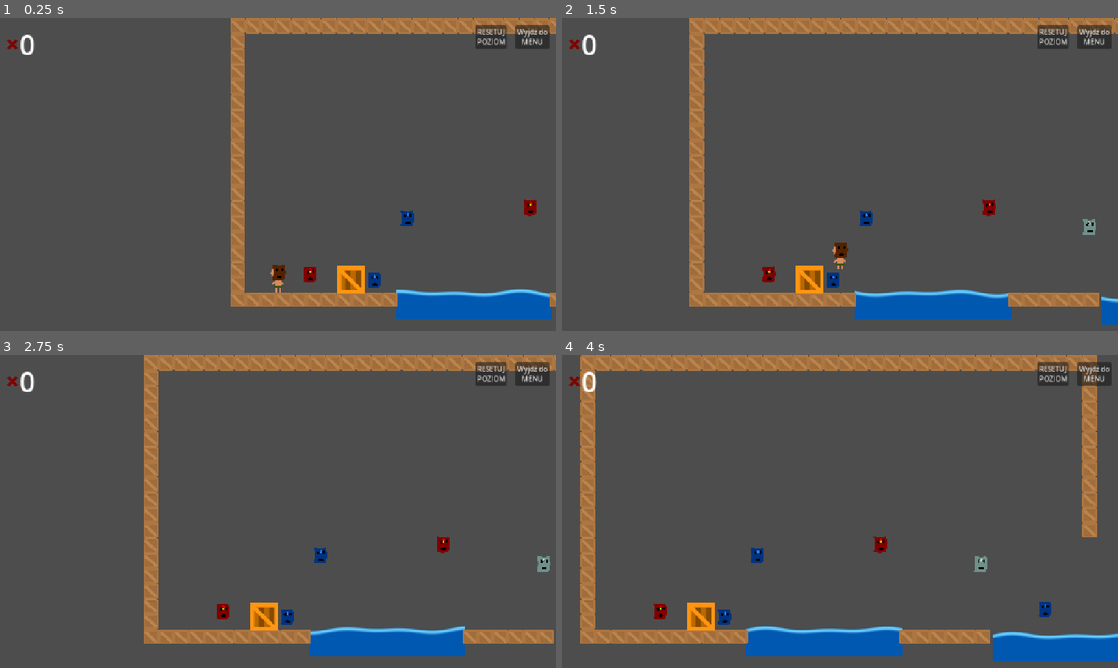
Above: before the commit, frames 1-4 (two rows, left to right).
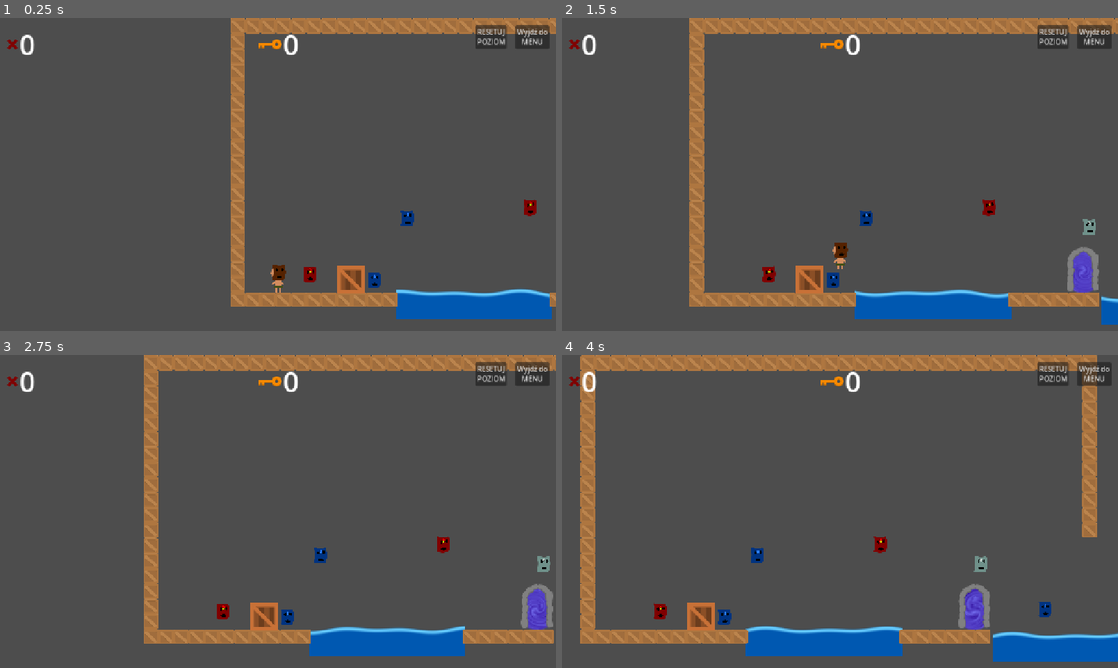
Above: after the commit, the same moments.

Repository: Nabiz/FourElements
Game: Godot game, scene res://Levels/TestLevel.tscn
Same seed, same stepped clock (60 frames per second), same inputs: the game is played once before the commit and once after it. This scene is started directly instead of the project's main scene. The engine's default icon, where the game draws it, is replaced by a stand-in: a white triangle on a blue panel in a dark square.
Inputs:
- Up to frame 1 (0.25 s): no input
- Up to frame 2 (1.5 s): tap Enter (ui_accept) at 0.5, 0.77 s; hold Right (ui_right) from 0.53 s (still down)
- Up to frame 3 (2.75 s): tap Enter (ui_accept) at 1.52 s; release Right (ui_right) at 2.03 s; hold Left (ui_left) from 2.03 s (still down)
- Up to frame 4 (4 s): release Left (ui_left) at 2.78 s; hold Right (ui_right) from 2.78 s (still down); tap Enter (ui_accept) at 3.02, 3.77 s

The runs differ from the first frame. In frame 1, 0.6% of the frame differs, in the area x 46-66%, y 5-88%; in frame 2, 1.4%, in the area x 42-97%, y 5-88%; in frame 3, 1.4%; in frame 4, 1.4%.

Commit message:
add keys, add level objectives

Diff:
--- a/Levels/NewTestLevel.tscn
+++ b/Levels/NewTestLevel.tscn
@@ -6,6 +6,8 @@
 [ext_resource type="PackedScene" uid="uid://bbp66xbtvbism" path="res://Scenes/MaskPickup.tscn" id="4_ubmvv"]
 [ext_resource type="PackedScene" uid="uid://dl5it1ko4a2hf" path="res://Scenes/FinishArea.tscn" id="5_vvmau"]
 [ext_resource type="PackedScene" uid="uid://cl5y8s2tdfs5i" path="res://Scenes/GUI/EndLevelPopup.tscn" id="6_ubmvv"]
+[ext_resource type="PackedScene" uid="uid://d2tgpxhdjihoc" path="res://Scenes/LevelObjective.tscn" id="7_5y52m"]
+[ext_resource type="PackedScene" uid="uid://cwdtgtgv530co" path="res://Scenes/Key.tscn" id="8_8d1as"]
 
 [node name="NewTestLevel" type="Node2D"]
 
@@ -48,3 +50,10 @@
 end_level_popup = NodePath("../EndLevelPopup")
 
 [node name="EndLevelPopup" parent="." instance=ExtResource("6_ubmvv")]
+
+[node name="LevelObjective" parent="." node_paths=PackedStringArray("finish_area") instance=ExtResource("7_5y52m")]
+keys = 1
+finish_area = NodePath("../FinishArea")
+
+[node name="Key" parent="." instance=ExtResource("8_8d1as")]
+position = Vector2(2059, 66)
--- a/Levels/TestLevel.tscn
+++ b/Levels/TestLevel.tscn
@@ -7,6 +7,7 @@
 [ext_resource type="PackedScene" uid="uid://dl5it1ko4a2hf" path="res://Scenes/FinishArea.tscn" id="5_voj1p"]
 [ext_resource type="PackedScene" uid="uid://cl5y8s2tdfs5i" path="res://Scenes/GUI/EndLevelPopup.tscn" id="6_voj1p"]
 [ext_resource type="PackedScene" uid="uid://bn85t4sjvtkks" path="res://Scenes/WoodBox.tscn" id="7_kxr0u"]
+[ext_resource type="PackedScene" uid="uid://d2tgpxhdjihoc" path="res://Scenes/LevelObjective.tscn" id="8_kv5fy"]
 
 [node name="TestLevel" type="Node2D"]
 
@@ -56,3 +57,6 @@
 
 [node name="WoodBox" parent="." instance=ExtResource("7_kxr0u")]
 position = Vector2(278, 602)
+
+[node name="LevelObjective" parent="." node_paths=PackedStringArray("finish_area") instance=ExtResource("8_kv5fy")]
+finish_area = NodePath("../FinishArea")
--- /dev/null
+++ b/Resources/Shaders/Portal.gdshader
@@ -0,0 +1,113 @@
+shader_type canvas_item;
+
+// The texture that will be distorted and scrolled for the portal effect
+uniform sampler2D portal_texture : source_color, filter_linear_mipmap_anisotropic;
+
+// --- Effect Configuration ---
+
+// General color tint for the portal
+uniform vec4 portal_tint : source_color = vec4(1.0, 1.0, 1.0, 1.0);
+
+// Vortex Shape and Twist
+// Defines the radius from the center where the vortex effects (like twist) are prominent.
+uniform float vortex_effect_radius : hint_range(0.01, 1.0, 0.01) = 0.5;
+// Strength of the twisting effect. Higher values mean more spiraling.
+uniform float twist_strength : hint_range(0.0, 30.0, 0.1) = 8.0;
+
+// Pulsation (Timing and Magnitude)
+// Speed of the pulsation cycle. Affects how fast the portal twists and breathes.
+uniform float pulsation_speed : hint_range(0.0, 5.0, 0.01) = 0.7;
+// Magnitude of the shrink/expand "breathing" effect.
+uniform float breath_magnitude : hint_range(-0.3, 0.3, 0.005) = 0.05;
+
+// Overall Rotation
+// Constant rotation speed for the entire portal.
+uniform float overall_rotation_speed : hint_range(-2.0, 2.0, 0.01) = 0.25;
+
+// Texture Scrolling
+// Speed at which the portal_texture scrolls in the X direction.
+uniform float texture_scroll_speed_x : hint_range(-1.0, 1.0, 0.01) = 0.08;
+// Speed at which the portal_texture scrolls in the Y direction.
+uniform float texture_scroll_speed_y : hint_range(-1.0, 1.0, 0.01) = 0.03;
+
+// Appearance
+// How soft the edge of the portal fades to transparency.
+uniform float edge_softness : hint_range(0.01, 0.5, 0.005) = 0.1;
+
+
+// --- Utility Functions ---
+
+// Rotation matrix function
+mat2 rotate(float angle) {
+    float s = sin(angle);
+    float c = cos(angle);
+    return mat2(vec2(c, -s), vec2(s, c));
+}
+
+// --- Fragment Shader Logic ---
+
+void fragment() {
+    // --- 1. UV Preparation and Aspect Correction ---
+    vec2 node_pixel_size = 1.0 / TEXTURE_PIXEL_SIZE;
+    vec2 uv = UV - 0.5;
+
+    if (node_pixel_size.x > node_pixel_size.y) {
+        uv.x *= node_pixel_size.x / node_pixel_size.y;
+    } else if (node_pixel_size.y > node_pixel_size.x) {
+        uv.y *= node_pixel_size.y / node_pixel_size.x;
+    }
+
+    // --- 2. Time-based Progress for Pulsation ---
+    float time_progress = sin(TIME * pulsation_speed);
+
+    // --- 3. Overall Rotation ---
+    if (overall_rotation_speed != 0.0) {
+        uv = rotate(TIME * overall_rotation_speed) * uv;
+    }
+
+    // --- 4. Calculate Distance and Angle (Polar Coordinates) ---
+    float distance_from_center = length(uv);
+
+    // --- 5. Vortex/Twist Effect ---
+    float twist_spatial_factor = smoothstep(0.0, vortex_effect_radius, vortex_effect_radius - distance_from_center);
+    float current_animated_twist = twist_strength * time_progress;
+    float twist_angle = twist_spatial_factor * current_animated_twist;
+
+    if (distance_from_center < vortex_effect_radius) {
+        uv = rotate(twist_angle) * uv;
+    }
+
+    // --- 6. Pulsating Shrink/Expand ("Breathing") Effect ---
+    float breath_value = breath_magnitude * time_progress;
+    if (distance_from_center > 0.0001) {
+        float new_radial_distance = max(0.0, distance_from_center + breath_value);
+        uv *= (new_radial_distance / distance_from_center);
+    }
+
+    // --- 7. Texture Scrolling ---
+    // Combine the X and Y scroll speed uniforms into a vec2
+    vec2 texture_scroll_speed = vec2(texture_scroll_speed_x, texture_scroll_speed_y);
+    vec2 scroll_offset = TIME * texture_scroll_speed;
+    vec2 final_scrolling_uv = uv + scroll_offset;
+
+    // --- 8. Revert Aspect Correction and De-center for Texture Sampling ---
+    if (node_pixel_size.x > node_pixel_size.y) {
+        final_scrolling_uv.x /= (node_pixel_size.x / node_pixel_size.y);
+    } else if (node_pixel_size.y > node_pixel_size.x) {
+        final_scrolling_uv.y /= (node_pixel_size.y / node_pixel_size.x);
+    }
+    final_scrolling_uv += 0.5;
+
+    // --- 9. Alpha Calculation for Portal Edge ---
+    float alpha = smoothstep(vortex_effect_radius, vortex_effect_radius - edge_softness, distance_from_center);
+
+    // --- 10. Texture Sampling and Final Color ---
+    vec4 texture_color = texture(portal_texture, fract(final_scrolling_uv));
+
+    COLOR = texture_color * portal_tint;
+    COLOR.a *= alpha;
+
+    if (UV.x < 0.0 || UV.x > 1.0 || UV.y < 0.0 || UV.y > 1.0) {
+        COLOR.a = 0.0;
+    }
+}
--- a/Resources/Shaders/WoodBox.gdshader
+++ b/Resources/Shaders/WoodBox.gdshader
@@ -18,6 +18,7 @@
 //hacky way to make this angled, far from perfect. 1.0 is right to left. 0 is bottom to top. outside
 //that range is wierd.
 uniform float angle = 1.0;
+
 
 float inverse_lerp(float a, float b, float v){
 	return (v-a)/(b-a);
--- a/Scenes/FinishArea.tscn
+++ b/Scenes/FinishArea.tscn
@@ -1,14 +1,58 @@
-[gd_scene load_steps=3 format=3 uid="uid://dl5it1ko4a2hf"]
+[gd_scene load_steps=11 format=3 uid="uid://dl5it1ko4a2hf"]
 
 [ext_resource type="Script" uid="uid://b3ueh178pdg76" path="res://Scripts/FinishArea.gd" id="1_ugrld"]
+[ext_resource type="Texture2D" uid="uid://dlgvxq7jflxpu" path="res://Assets/Props/doorTeleport.png" id="2_f88lm"]
+[ext_resource type="Shader" uid="uid://cnspgufbtw2yn" path="res://Resources/Shaders/Portal.gdshader" id="2_q82gp"]
+[ext_resource type="Texture2D" uid="uid://djpaueqstj87g" path="res://Assets/Props/door_open.png" id="3_q82gp"]
+[ext_resource type="Texture2D" uid="uid://8hks0ioc2imi" path="res://Assets/Props/door.png" id="4_uvle3"]
+
+[sub_resource type="Gradient" id="Gradient_q82gp"]
+colors = PackedColorArray(0.298039, 0, 0.564706, 1, 1, 1, 1, 1)
+
+[sub_resource type="FastNoiseLite" id="FastNoiseLite_uvle3"]
+noise_type = 3
+
+[sub_resource type="NoiseTexture2D" id="NoiseTexture2D_b24ta"]
+color_ramp = SubResource("Gradient_q82gp")
+noise = SubResource("FastNoiseLite_uvle3")
+
+[sub_resource type="ShaderMaterial" id="ShaderMaterial_uvle3"]
+shader = ExtResource("2_q82gp")
+shader_parameter/portal_texture = SubResource("NoiseTexture2D_b24ta")
+shader_parameter/portal_tint = Color(0.505882, 0.509804, 1, 1)
+shader_parameter/vortex_effect_radius = 1.0
+shader_parameter/twist_strength = 8.0
+shader_parameter/pulsation_speed = 0.88
+shader_parameter/breath_magnitude = 0.05
+shader_parameter/overall_rotation_speed = 0.25
+shader_parameter/texture_scroll_speed_x = 0.08
+shader_parameter/texture_scroll_speed_y = 0.03
+shader_parameter/edge_softness = 0.1
 
 [sub_resource type="RectangleShape2D" id="RectangleShape2D_fsdjd"]
-size = Vector2(64, 64)
+size = Vector2(64, 85)
 
-[node name="FinishArea" type="Area2D"]
+[node name="FinishArea" type="Area2D" node_paths=PackedStringArray("close_door", "teleport")]
+z_index = -3
 script = ExtResource("1_ugrld")
+close_door = NodePath("CloseDoor")
+teleport = NodePath("DoorTeleport")
+
+[node name="DoorTeleport" type="Sprite2D" parent="."]
+material = SubResource("ShaderMaterial_uvle3")
+position = Vector2(0, 6)
+texture = ExtResource("2_f88lm")
+
+[node name="OpenDoor" type="Sprite2D" parent="."]
+texture = ExtResource("3_q82gp")
+
+[node name="CloseDoor" type="Sprite2D" parent="."]
+visible = false
+texture = ExtResource("4_uvle3")
 
 [node name="CollisionShape2D" type="CollisionShape2D" parent="."]
+visible = false
+position = Vector2(0, 7.5)
 shape = SubResource("RectangleShape2D_fsdjd")
 
 [connection signal="body_entered" from="." to="." method="_on_body_entered"]
--- a/Scenes/GUI/GUI.tscn
+++ b/Scenes/GUI/GUI.tscn
@@ -6,11 +6,13 @@
 [ext_resource type="Texture2D" uid="uid://b6ml2ofd7iwi8" path="res://Assets/Elements/fire.png" id="2_pu3jy"]
 [ext_resource type="Texture2D" uid="uid://cnu1e2ti2ywos" path="res://Assets/Elements/water.png" id="3_fexrg"]
 [ext_resource type="Texture2D" uid="uid://hw2jiubd6fbq" path="res://Assets/Elements/earth.png" id="4_wf68y"]
+[ext_resource type="Texture2D" uid="uid://bnluu0vc205a0" path="res://Assets/Props/key.png" id="7_wf68y"]
 
-[node name="GUI" type="CanvasLayer" node_paths=PackedStringArray("element_texture_rect", "ammo_label")]
+[node name="GUI" type="CanvasLayer" node_paths=PackedStringArray("element_texture_rect", "ammo_label", "key_label")]
 script = ExtResource("1_17j7b")
 element_texture_rect = NodePath("MarginContainer/HBoxContainer/TextureRect")
 ammo_label = NodePath("MarginContainer/HBoxContainer/Label")
+key_label = NodePath("ObjectiveContainer/HBoxContainer/KeyLabel")
 blank_texture = ExtResource("2_fexrg")
 fire_texture = ExtResource("2_pu3jy")
 water_texture = ExtResource("3_fexrg")
@@ -62,5 +64,28 @@
 text = "Wyjdź do
 MENU"
 
+[node name="ObjectiveContainer" type="MarginContainer" parent="."]
+anchors_preset = 5
+anchor_left = 0.5
+anchor_right = 0.5
+offset_left = -20.0
+offset_right = 20.0
+offset_bottom = 40.0
+grow_horizontal = 2
+theme_override_constants/margin_top = 16
+
+[node name="HBoxContainer" type="HBoxContainer" parent="ObjectiveContainer"]
+layout_mode = 2
+
+[node name="KeyTextureRect" type="TextureRect" parent="ObjectiveContainer/HBoxContainer"]
+layout_mode = 2
+texture = ExtResource("7_wf68y")
+stretch_mode = 3
+
+[node name="KeyLabel" type="Label" parent="ObjectiveContainer/HBoxContainer"]
+layout_mode = 2
+theme_override_font_sizes/font_size = 64
+text = "0"
+
 [connection signal="pressed" from="MarginContainer2/HBoxContainer/ResetButton" to="." method="_on_reset_button_pressed"]
 [connection signal="pressed" from="MarginContainer2/HBoxContainer/MenuButton" to="." method="_on_menu_button_pressed"]
--- /dev/null
+++ b/Scenes/Key.tscn
@@ -0,0 +1,18 @@
+[gd_scene load_steps=4 format=3 uid="uid://cwdtgtgv530co"]
+
+[ext_resource type="Script" uid="uid://n1psye56p7oy" path="res://Scripts/Key.gd" id="1_i3td7"]
+[ext_resource type="Texture2D" uid="uid://bnluu0vc205a0" path="res://Assets/Props/key.png" id="1_og2wv"]
+
+[sub_resource type="CircleShape2D" id="CircleShape2D_i3td7"]
+radius = 24.0
+
+[node name="Key" type="Area2D"]
+script = ExtResource("1_i3td7")
+
+[node name="Sprite2D" type="Sprite2D" parent="."]
+texture = ExtResource("1_og2wv")
+
+[node name="CollisionShape2D" type="CollisionShape2D" parent="."]
+shape = SubResource("CircleShape2D_i3td7")
+
+[connection signal="body_entered" from="." to="." method="_on_body_entered"]
--- /dev/null
+++ b/Scenes/LevelObjective.tscn
@@ -0,0 +1,6 @@
+[gd_scene load_steps=2 format=3 uid="uid://d2tgpxhdjihoc"]
+
+[ext_resource type="Script" uid="uid://nxhav17dbsgc" path="res://Scripts/LevelObjective.gd" id="1_c6sgw"]
+
+[node name="LevelObjective" type="Node"]
+script = ExtResource("1_c6sgw")
--- a/Scenes/Player.tscn
+++ b/Scenes/Player.tscn
@@ -1,6 +1,6 @@
 [gd_scene load_steps=9 format=3 uid="uid://d1ouvpi4u5u6y"]
 
-[ext_resource type="Script" uid="uid://7jg3vhsj6k5r" path="res://Scenes/Player.gd" id="1_kyqiw"]
+[ext_resource type="Script" uid="uid://7jg3vhsj6k5r" path="res://Scripts/Player.gd" id="1_kyqiw"]
 [ext_resource type="Texture2D" uid="uid://dwyjasykl3d2e" path="res://Assets/Player/player_blank.png" id="2_kyqiw"]
 [ext_resource type="Texture2D" uid="uid://d1j8dv7fbpf0b" path="res://Assets/Player/player_fire.png" id="3_gntrk"]
 [ext_resource type="Texture2D" uid="uid://bwannb5fs8gts" path="res://Assets/Player/player_water.png" id="4_nn08x"]
--- a/Scenes/WoodBox.tscn
+++ b/Scenes/WoodBox.tscn
@@ -24,7 +24,7 @@
 shader_parameter/width = 0.2
 shader_parameter/noise = SubResource("NoiseTexture2D_kc8y0")
 shader_parameter/colorCurve = SubResource("GradientTexture1D_s4g4q")
-shader_parameter/timed = true
+shader_parameter/timed = false
 shader_parameter/speed = 0.5
 shader_parameter/angle = 0.0
 
@@ -33,7 +33,6 @@
 
 [sub_resource type="Animation" id="Animation_s4g4q"]
 resource_name = "destroy"
-length = 2.0
 tracks/0/type = "method"
 tracks/0/imported = false
 tracks/0/enabled = true
@@ -41,7 +40,7 @@
 tracks/0/interp = 1
 tracks/0/loop_wrap = true
 tracks/0/keys = {
-"times": PackedFloat32Array(0, 2),
+"times": PackedFloat32Array(0, 1),
 "transitions": PackedFloat32Array(1, 1),
 "values": [{
 "args": [],
--- a/Scripts/FinishArea.gd
+++ b/Scripts/FinishArea.gd
@@ -2,11 +2,24 @@
 extends Area2D
 
 @export var end_level_popup: EndLevelPopup
+@export var close_door: Sprite2D
+@export var teleport: Sprite2D
+var is_open = false
+
+func _ready() -> void:
+	close_door.visible = true
+	teleport.visible = false
+	is_open = false
 
 func _on_body_entered(body: Node2D) -> void:
-	if body is Player:
+	if body is Player and is_open:
 		var next_level = LevelManagerAutoload.current_level_index+1
 		if next_level > LevelManagerAutoload.unlocked_level:
 			LevelManagerAutoload.save_level(next_level)
 		get_tree().paused = true
 		end_level_popup.show()
+
+func open_door():
+	close_door.visible = false
+	is_open = true
+	teleport.visible = true
--- a/Scripts/GUI/GUI.gd
+++ b/Scripts/GUI/GUI.gd
@@ -3,6 +3,8 @@
 
 @export var element_texture_rect: TextureRect
 @export var ammo_label: Label
+
+@export var key_label: Label
 
 @export_subgroup("Elements")
 @export var blank_texture: CompressedTexture2D
@@ -11,7 +13,7 @@
 @export var earth_texture: CompressedTexture2D
 @export var air_texture: CompressedTexture2D
 
-static var instance
+static var instance: GUI
 func _enter_tree() -> void:
 	instance = self
 
@@ -31,6 +33,9 @@
 func update_ammo(value: int):
 	ammo_label.text = str(value)
 
+func update_key(value: int):
+	key_label.text = str(value)
+
 func _on_reset_button_pressed() -> void:
 	LevelManagerAutoload.restart_level()
 
--- /dev/null
+++ b/Scripts/Key.gd
@@ -0,0 +1,6 @@
+extends Area2D
+
+func _on_body_entered(body: Node2D) -> void:
+	if body is Player:
+		LevelObjective.instance.on_pick_key()
+	queue_free()
--- /dev/null
+++ b/Scripts/LevelObjective.gd
@@ -0,0 +1,30 @@
+class_name LevelObjective
+extends Node
+
+@export var keys: int
+@export var enemies: int
+@export var finish_area: FinishArea
+
+static var instance: LevelObjective
+func _enter_tree() -> void:
+	instance = self
+
+func _ready() -> void:
+	check_finish()
+	GUI.instance.update_key(keys)
+
+func on_pick_key():
+	keys -= 1
+	GUI.instance.update_key(keys)
+	check_finish()
+
+func on_kill_enemy():
+	enemies -= 1
+	check_finish()
+
+func active_finish():
+	finish_area.open_door()
+
+func check_finish():
+	if keys == 0 and enemies == 0:
+		active_finish()
--- a/Scripts/Managers/LevelManager.gd
+++ b/Scripts/Managers/LevelManager.gd
@@ -14,7 +14,7 @@
 	unlocked_level = load_level()
 
 func change_level(level_index):
-	MaskManagerAutoload.reset_manager()
+	MaskManager.reset_manager()
 	WaterPathManager.reset_manager()
 	current_level_index = level_index
 	current_level = level_scenes[current_level_index]
--- a/Scripts/WoodBox.gd
+++ b/Scripts/WoodBox.gd
@@ -3,9 +3,17 @@
 
 @export var sprite: Sprite2D
 @export var animation: AnimationPlayer
+var progress = 0
 
 func _ready() -> void:
+	progress = 0
 	sprite.material.set_shader_parameter("is_active", false)
+
+func _process(delta: float) -> void:
+	if animation.is_playing():
+		progress += delta
+		sprite.material.set_shader_parameter("progress", progress)
+
 
 func play_destroy_animation():
 	animation.play("destroy")
@@ -13,6 +21,7 @@
 func active_burn_shader():
 	sprite.material.set_shader_parameter("is_active", true)
 
+
 func destroy():
 	queue_free()
 
Binary file added: Assets/Props/door.png
Not shown, added: Assets/Props/door.png.import
Binary file added: Assets/Props/doorTeleport.png
Not shown, added: Assets/Props/doorTeleport.png.import
Binary file added: Assets/Props/door_open.png
Not shown, added: Assets/Props/door_open.png.import
Binary file changed: Assets/Props/wood_box.png
Not shown: 1 places in Levels/NewTestLevel.tscn that only renumber resources
Not shown: 1 places in Levels/TestLevel.tscn that only renumber resources
Not shown, added: Resources/Shaders/Portal.gdshader.uid
Not shown: 1 places in Scenes/GUI/GUI.tscn that only renumber resources
Not shown, added: Scripts/Key.gd.uid
(and 3 more such lines)
